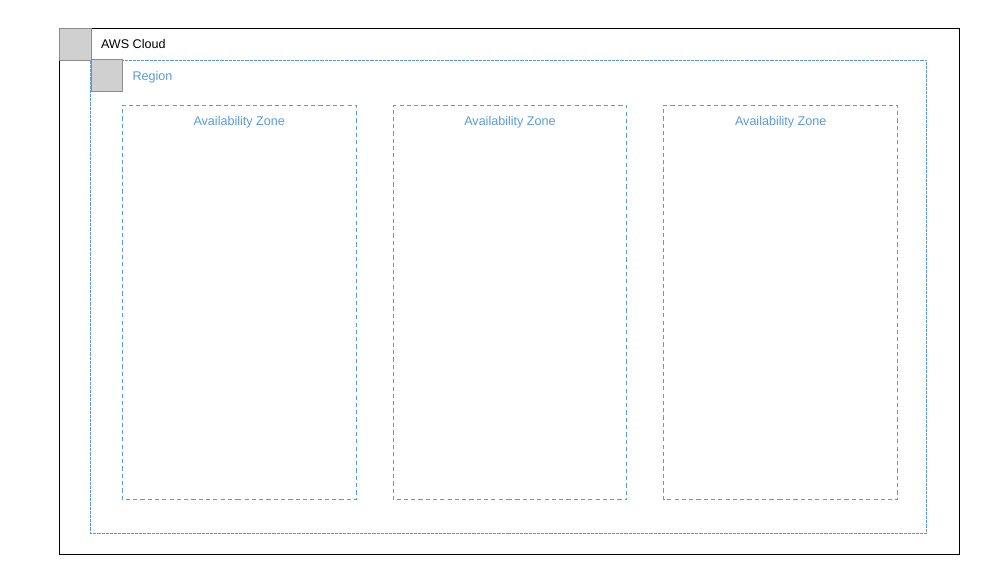
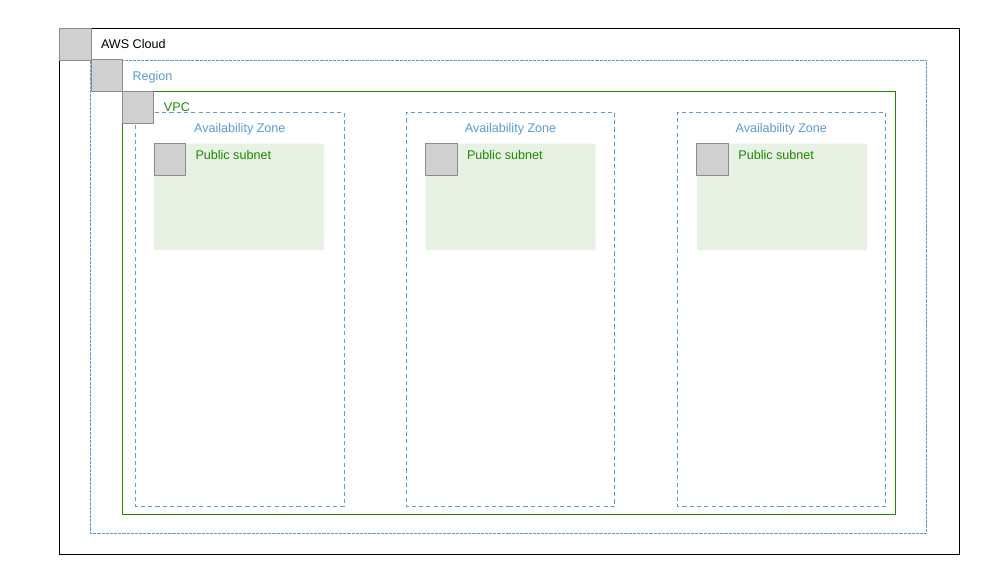
Before and after one commit to nand0l/study, a slide deck: slide 4 of Presentatie1.pptx (slide 3 before the commit). Drawn at 1008x567 pixels with LibreOffice and Linux fonts; fonts in the diff are those of the drawing; grey boxes stand for pictures. Boxes give left, top, right and bottom in pixels: in the first picture for what was removed or moved away, otherwise in the second. Text is boxed around its words. In the diff, an @@ line names an element or a change of style, - is before the commit and + after.

```diff
--- a/Presentatie1.pptx
+++ b/Presentatie1.pptx
@@ rectangle added at bbox=[123, 91, 896, 515], outline #1E8900 1 pt, 12 pt, text #1E8900 @@
+VPC
@@ picture added at bbox=[123, 91, 154, 123] @@
@@ rectangle "Availability Zone": place and size @@
-rectangle "Availability Zone" at bbox=[123, 105, 356, 500]
+rectangle "Availability Zone" at bbox=[135, 112, 344, 507]
@@ rectangle "Availability Zone": place and size @@
-rectangle "Availability Zone" at bbox=[393, 106, 627, 501]
+rectangle "Availability Zone" at bbox=[407, 113, 616, 507]
@@ rectangle "Availability Zone": place and size @@
-rectangle "Availability Zone" at bbox=[664, 105, 898, 500]
+rectangle "Availability Zone" at bbox=[678, 112, 886, 507]
@@ rectangle added at bbox=[154, 144, 324, 250], fill #1D8900 at 10% opacity, 12 pt, text #1E8900 @@
+Public subnet
@@ picture added at bbox=[154, 144, 186, 175] @@
@@ rectangle added at bbox=[426, 144, 596, 250], fill #1D8900 at 10% opacity, 12 pt, text #1E8900 @@
+Public subnet
@@ picture added at bbox=[426, 144, 457, 175] @@
@@ rectangle added at bbox=[697, 144, 867, 250], fill #1D8900 at 10% opacity, 12 pt, text #1E8900 @@
+Public subnet
@@ picture added at bbox=[697, 144, 729, 175] @@
```
Also in this commit, not shown: 1 other slide changed, 2 slides added, 2 other files.
